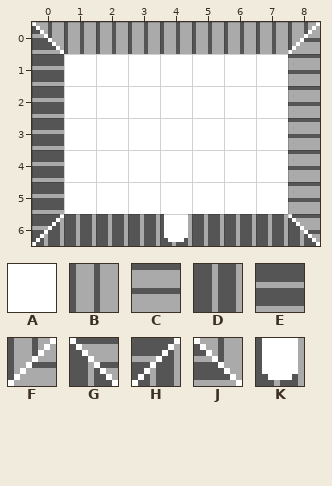
Tiled map -- Towd/Resources/Maps/hometown-barracks.tmx. Above, as it was before the edit.
Cells are 8x8 px. Shown: x 0..8, y 0..6.
Key: from "Terrain": A 3 "Terrain", B 72 "Terrain", C 73 "Terrain", D 74 "Terrain", E 75 "Terrain", F 76 "Terrain", G 77 "Terrain", H 78 "Terrain", J 79 "Terrain", K 82 "Terrain".
_ is an empty cell.
Layer "RoomTiles" before, first column x 0:
0 JBBBBBBBF
1 EAAAAAAAC
2 EAAAAAAAC
3 EAAAAAAAC
4 EAAAAAAAC
5 EAAAAAAAC
6 HDDDKDDDG
And afterwards:
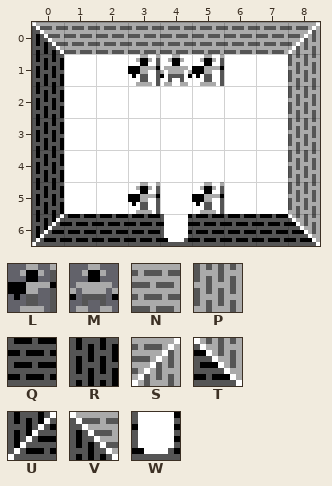
Further tiles: from "Creatures": L 18 "Creature", M 19 "Creature"; from "Terrain": N 4 "Terrain", P 5 "Terrain", Q 6 "Terrain", R 7 "Terrain", S 8 "Terrain", T 9 "Terrain", U 10 "Terrain", V 11 "Terrain", W 18 "Terrain".
From the commit log: roughing in creature instances in barracks
What changed:
Layer "RoomTiles":
y 0: x 0..8 JBBBBBBBF -> VNNNNNNNS
y 1..5: x 0 E -> R; x 8 C -> P
y 6: x 0..8 HDDDKDDDG -> UQQQWQQQT
Layer "Creatures":
y 1: x 3..5 ___ -> LML
y 5: x 3 _ -> L; x 5 _ -> L
Changed places in both pictures, as pixel boxes (x1, y1, x2, y2):
changed: (32, 22, 320, 246)
